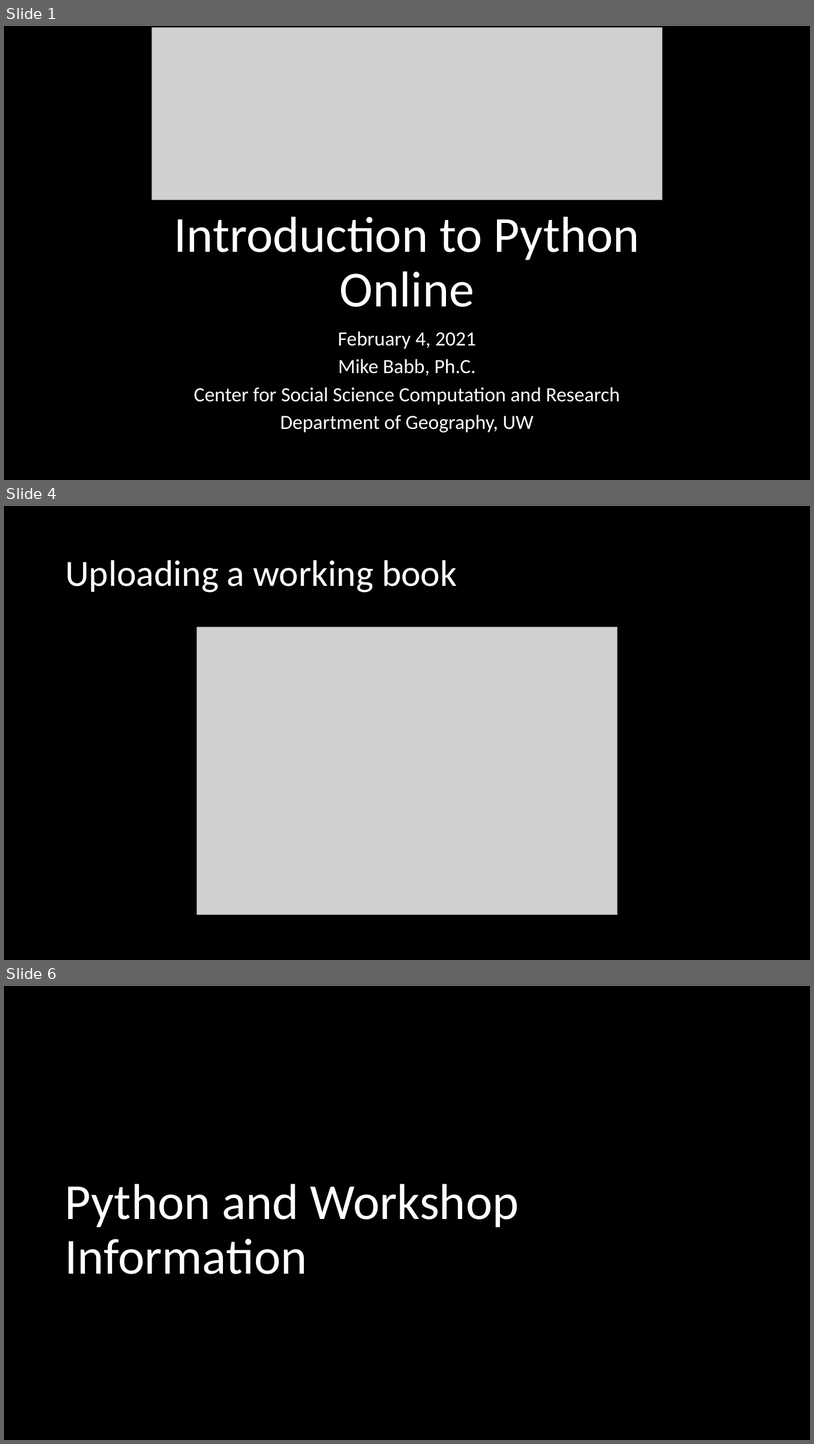
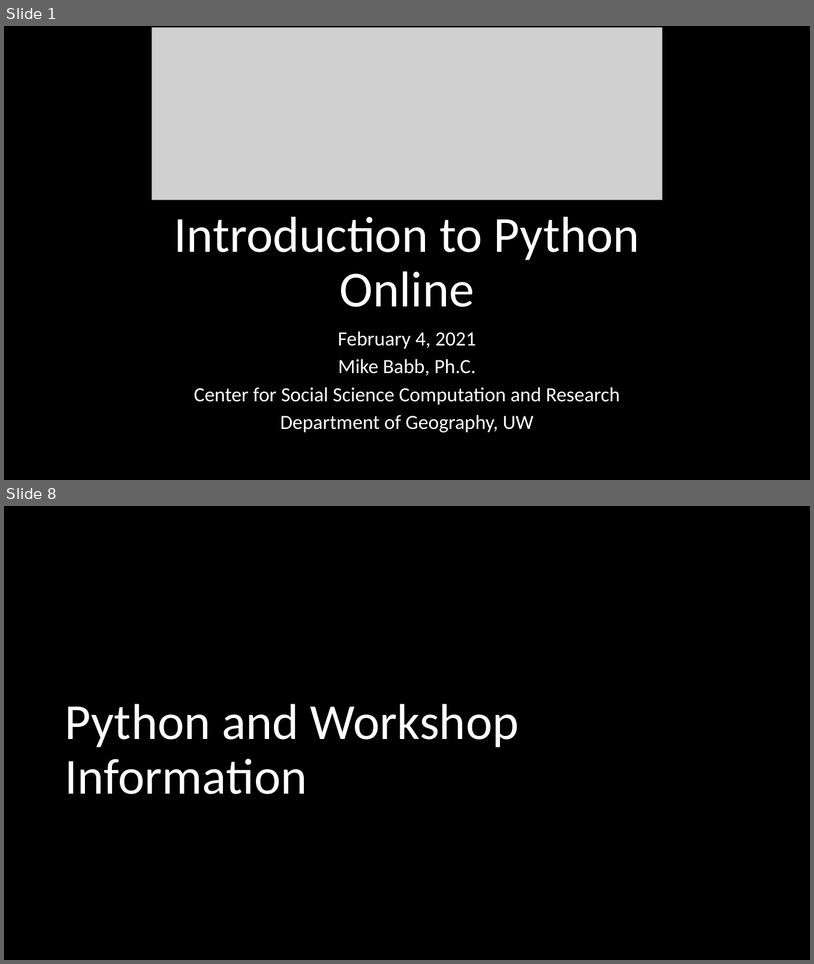
Before and after one commit to mike-babb/intro_to_python, a slide deck: Introduction to Python Online.pptx. Shown one above the other, each under a label of ours: slides 1, 4 and 6 before the commit, slides 1 and 8 after it; the slides between them are not shown. The pictures are 814x1444 and 814x964 pixels, drawn with LibreOffice and Linux fonts; fonts in the diff are those of the drawing; grey boxes stand for pictures. Boxes give left, top, right and bottom in pixels: in the first picture for what was removed or moved away, otherwise in the second. Text is boxed around its words. In the diff, an @@ line names an element or a change of style, - is before the commit and + after.

```diff
--- a/Introduction to Python Online.pptx
+++ b/Introduction to Python Online.pptx
@@ slide 4 removed at bbox=[4, 506, 810, 960], background #000000 @@
@@ title removed at bbox=[65, 560, 457, 592] @@
-Uploading a working book
@@ picture removed at bbox=[197, 627, 617, 915] @@
@@ what was slide 6 is now slide 8 @@
```
Also in this commit, not shown: 2 slides changed, 4 slides added, 3 other slides removed, 2 other files.
